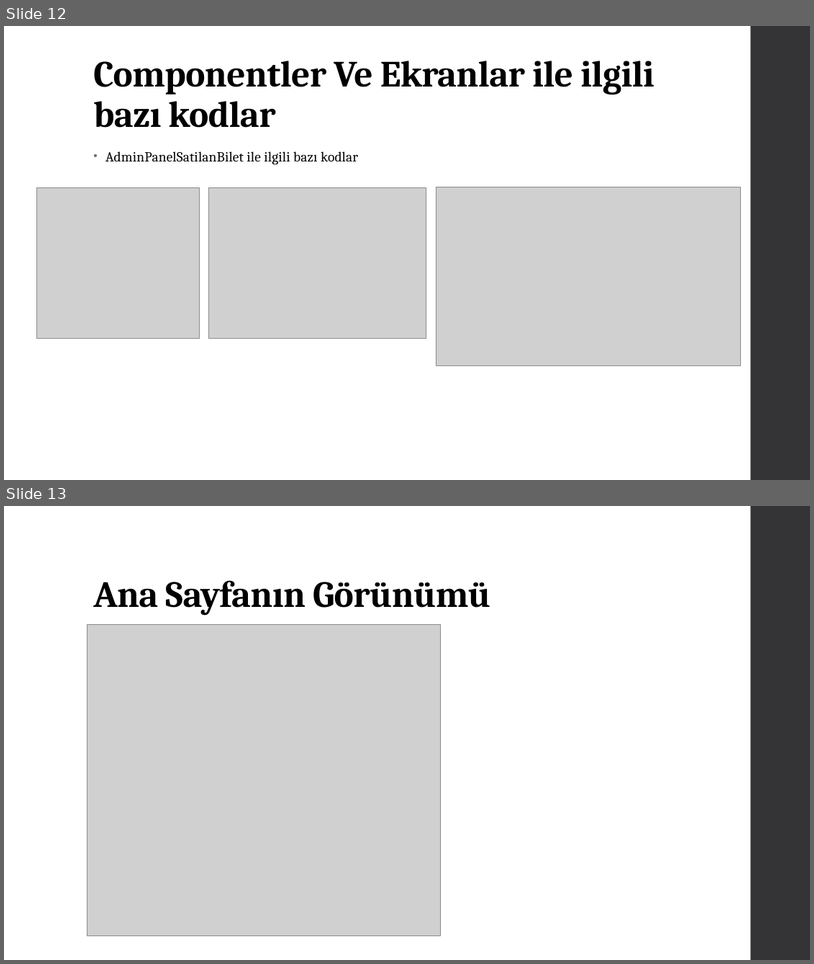
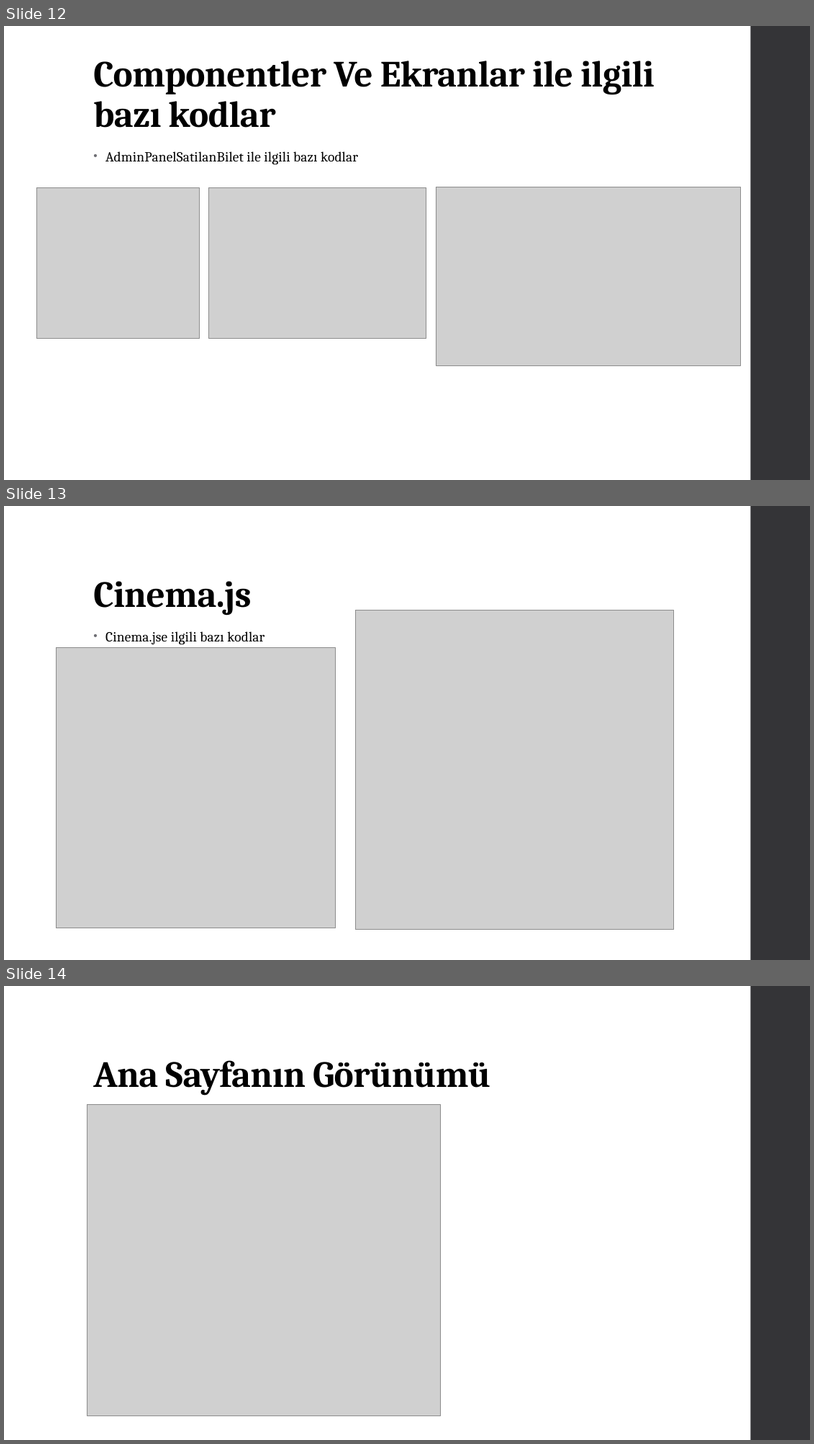
Before and after one commit to metecorbaci/mete_corbaci_sinema_otomasyonu, a slide deck: METE_CORBACI_1181602055_SINEMA_OTOMASYON.pptx. Shown one above the other, each under a label of ours: slides 12 and 13 before the commit, slides 12, 13 and 14 after it. The pictures are 814x964 and 814x1444 pixels, drawn with LibreOffice and Linux fonts; fonts in the diff are those of the drawing; grey boxes stand for pictures. Boxes give left, top, right and bottom in pixels: in the first picture for what was removed or moved away, otherwise in the second. Text is boxed around its words. In the diff, an @@ line names an element or a change of style, - is before the commit and + after.

```diff
--- a/METE_CORBACI_1181602055_SINEMA_OTOMASYON.pptx
+++ b/METE_CORBACI_1181602055_SINEMA_OTOMASYON.pptx
@@ slide 13 added at box(4, 506, 810, 960), background #FFFFFF; not listed: 1 template element that a slide beside it also shows @@
@@ title added at box(93, 581, 251, 615), 44 pt, text #000000, bold @@
+Cinema.js
@@ picture added at box(355, 610, 674, 929) @@
@@ text added at box(106, 631, 265, 645), 16.6 pt, text #000000 @@
+• Cinema.jse ilgili bazı kodlar
@@ picture added at box(56, 648, 335, 928) @@
@@ what was slide 13 is now slide 14 @@
```
Also in this commit, not shown: 1 other file.
